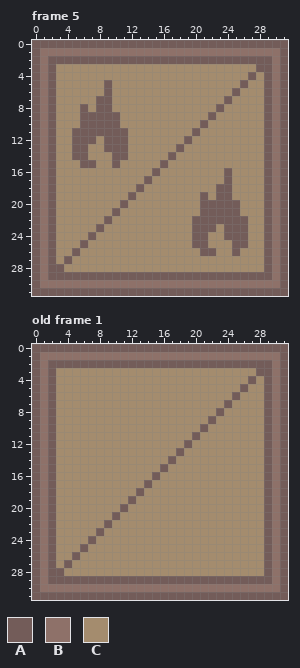
Edited in one commit: pixel-art file (mockup/icon.aseprite). The picture above is the old version.
32x32 pixels, 5 frames. Colours within 5 levels of each other are drawn and written as one. Shown: frame 5, old frame 1. The commit also changed other frames, which this record leaves out.
Palette (. is transparent): A #735c59  B #8e7169  C #a48c6e
Now the later version:
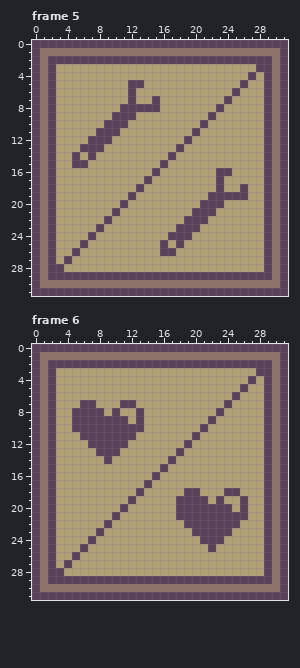
A new or re-ordered frame is compared with the old frame closest to it.
Edits made:
frames 5 -> 8
@@ palette @@
-A #735c59
+A #5a4159
-C #a48c6e
+C #b19f78
--- frame 5, layers "Condition", "Effect"
@@ x 0..31 @@
  4 ABACCCCCCCCCCCCCCCCCCCCCCCCACABA
- 5 ABACCCCCCACCCCCCCCCCCCCCCCACCABA
- 6 ABACCCCCCACCCCCCCCCCCCCCCACCCABA
- 7 ABACCCCCAACCCCCCCCCCCCCCACCCCABA
- 8 ABACCCACAACCCCCCCCCCCCCACCCCCABA
- 9 ABACCCAAAAACCCCCCCCCCCACCCCCCABA
-10 ABACCCAAAAACCCCCCCCCCACCCCCCCABA
-11 ABACCAAAAAAACCCCCCCCACCCCCCCCABA
-12 ABACCAAACAAACCCCCCCACCCCCCCCCABA
-13 ABACCAACCAAACCCCCCACCCCCCCCCCABA
-14 ABACCAACCCAACCCCCACCCCCCCCCCCABA
-15 ABACCCAACCACCCCCACCCCCCCCCCCCABA
-16 ABACCCCCCCCCCCCACCCCCCCCACCCCABA
-17 ABACCCCCCCCCCCACCCCCCCCCACCCCABA
-18 ABACCCCCCCCCCACCCCCCCCCAACCCCABA
-19 ABACCCCCCCCCACCCCCCCCACAACCCCABA
-20 ABACCCCCCCCACCCCCCCCCAAAAACCCABA
-21 ABACCCCCCCACCCCCCCCCCAAAAACCCABA
-22 ABACCCCCCACCCCCCCCCCAAAAAAACCABA
-23 ABACCCCCACCCCCCCCCCCAAACAAACCABA
-24 ABACCCCACCCCCCCCCCCCAACCAAACCABA
-25 ABACCCACCCCCCCCCCCCCAACCCAACCABA
-26 ABACCACCCCCCCCCCCCCCCAACCACCCABA
+ 5 ABACCCCCCCCCAACCCCCCCCCCCCACCABA
+ 6 ABACCCCCCCCCACCCCCCCCCCCCACCCABA
+ 7 ABACCCCCCCCCACCACCCCCCCCACCCCABA
+ 8 ABACCCCCCCCAAAAACCCCCCCACCCCCABA
+ 9 ABACCCCCCCAAACCCCCCCCCACCCCCCABA
+10 ABACCCCCCAAACCCCCCCCCACCCCCCCABA
+11 ABACCCCCAAACCCCCCCCCACCCCCCCCABA
+12 ABACCCCAAACCCCCCCCCACCCCCCCCCABA
+13 ABACCCAAACCCCCCCCCACCCCCCCCCCABA
+14 ABACCACACCCCCCCCCACCCCCCCCCCCABA
+15 ABACCAACCCCCCCCCACCCCCCCCCCCCABA
+16 ABACCCCCCCCCCCCACCCCCCCAACCCCABA
+17 ABACCCCCCCCCCCACCCCCCCCACCCCCABA
+18 ABACCCCCCCCCCACCCCCCCCCACCACCABA
+19 ABACCCCCCCCCACCCCCCCCCAAAAACCABA
+20 ABACCCCCCCCACCCCCCCCCAAACCCCCABA
+21 ABACCCCCCCACCCCCCCCCAAACCCCCCABA
+22 ABACCCCCCACCCCCCCCCAAACCCCCCCABA
+23 ABACCCCCACCCCCCCCCAAACCCCCCCCABA
+24 ABACCCCACCCCCCCCCAAACCCCCCCCCABA
+25 ABACCCACCCCCCCCCACACCCCCCCCCCABA
+26 ABACCACCCCCCCCCCAACCCCCCCCCCCABA
 27 ABACACCCCCCCCCCCCCCCCCCCCCCCCABA
--- frame 6 is new; against old frame 1, layers "Condition", "Effect"
@@ x 3..15 @@
  6 CCCCCCCCCCCCC
- 7 CCCCCCCCCCCCC
- 8 CCCCCCCCCCCCC
- 9 CCCCCCCCCCCCC
-10 CCCCCCCCCCCCC
-11 CCCCCCCCCCCCC
-12 CCCCCCCCCCCCC
-13 CCCCCCCCCCCCC
-14 CCCCCCCCCCCCC
+ 7 CCCAACCCAACCC
+ 8 CCAAAACACCACC
+ 9 CCAAAAAAACACC
+10 CCAAAAAAAAACC
+11 CCCAAAAAAACCC
+12 CCCCAAAAACCCC
+13 CCCCCAAACCCCC
+14 CCCCCCACCCCCC
 15 CCCCCCCCCCCCC
@@ x 16..28 @@
 17 CCCCCCCCCCCCC
-18 CCCCCCCCCCCCC
-19 CCCCCCCCCCCCC
-20 CCCCCCCCCCCCC
-21 CCCCCCCCCCCCC
-22 CCCCCCCCCCCCC
-23 CCCCCCCCCCCCC
-24 CCCCCCCCCCCCC
-25 CCCCCCCCCCCCC
+18 CCCAACCCAACCC
+19 CCAAAACACCACC
+20 CCAAAAAAACACC
+21 CCAAAAAAAAACC
+22 CCCAAAAAAACCC
+23 CCCCAAAAACCCC
+24 CCCCCAAACCCCC
+25 CCCCCCACCCCCC
 26 CCCCCCCCCCCCC
